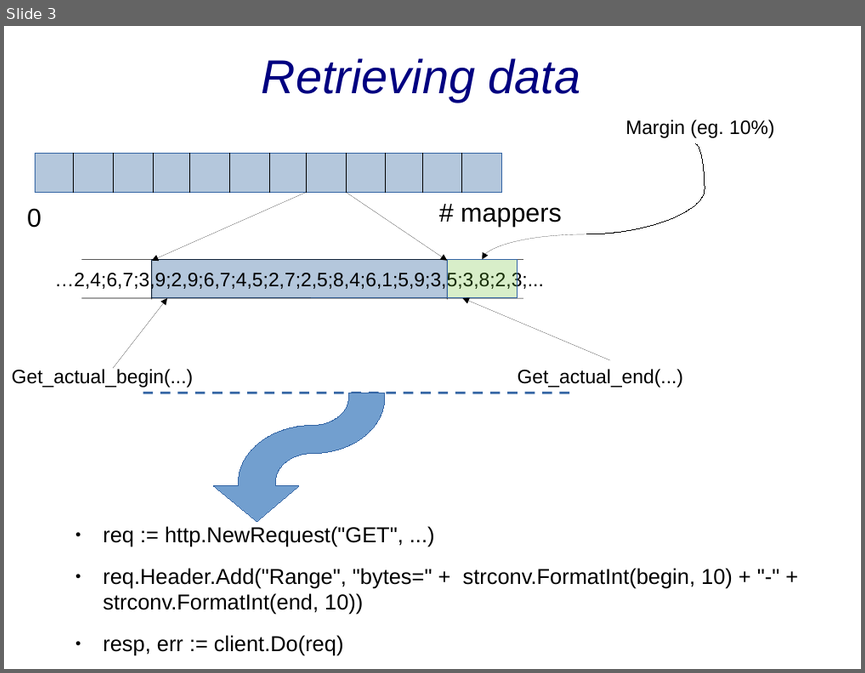
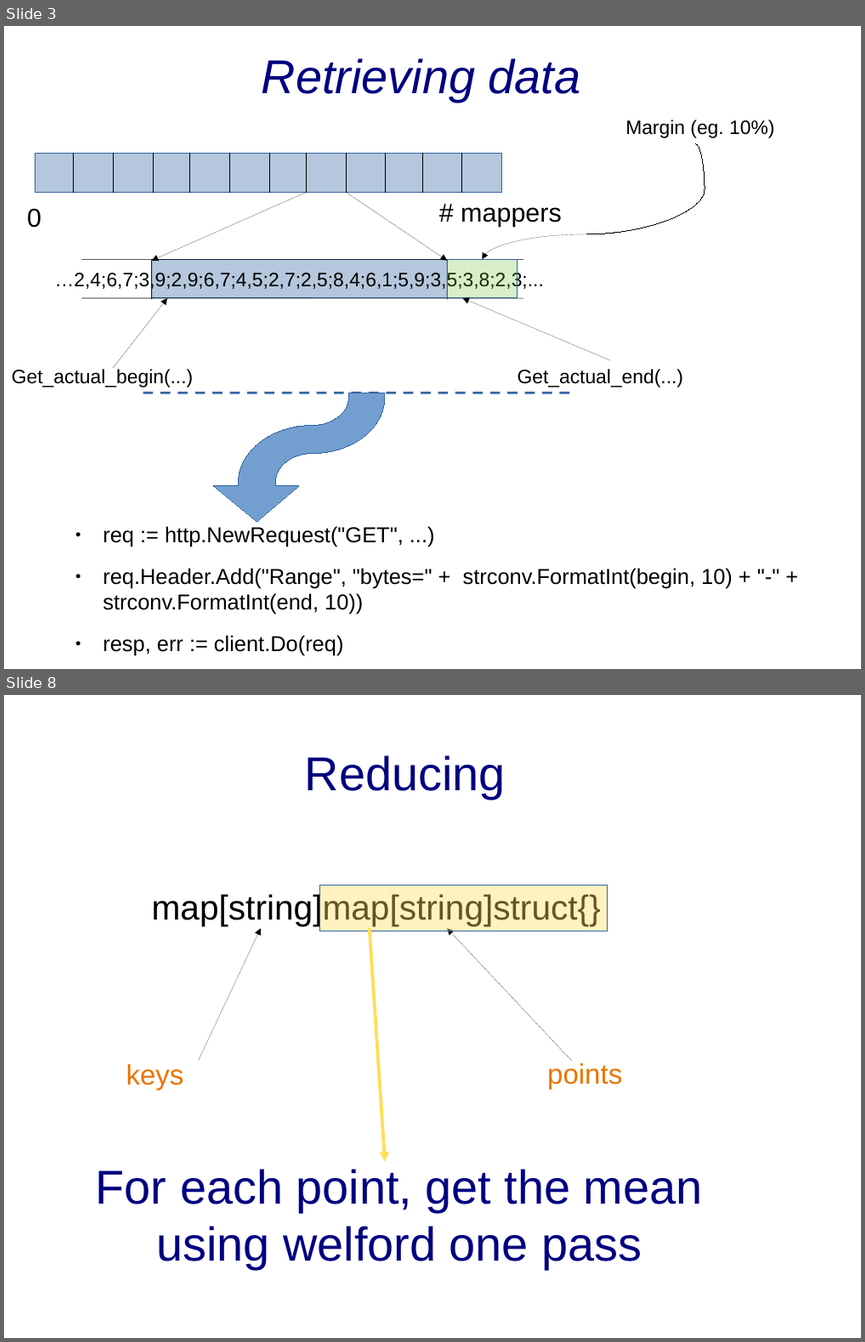
Before and after one commit to sgaragagghu/sdcc-documentazione, a slide deck: to_delete/presentazione.odp. Shown one above the other, each under a label of ours: slide 3 before the commit, slides 3 and 8 after it; the slides between them are not shown. The pictures are 865x673 and 865x1342 pixels, drawn with LibreOffice and Linux fonts; fonts in the diff are those of the drawing. Boxes give left, top, right and bottom in pixels: in the first picture for what was removed or moved away, otherwise in the second. Text is boxed around its words. In the diff, an @@ line names an element or a change of style, - is before the commit and + after.

```diff
--- a/to_delete/presentazione.odp
+++ b/to_delete/presentazione.odp
@@ slide 8 added at [4,695,861,1338], background #FFFFFF @@
@@ title added at [305,755,506,799], 44 pt, text #000080 @@
+Reducing
@@ text added at [152,892,601,926], 32 pt, text #000000 @@
+map[string]map[string]struct{}
@@ rectangle added at [319,885,608,931], fill #FFDE59 at 39% opacity, outline #3465A4 0 pt @@
@@ arrow added from (199, 1061) to (261, 928), #000000 0 pt @@
@@ arrow added from (370, 928) to (385, 1162), #FFDE59 3 pt @@
@@ arrow added from (572, 1061) to (447, 928), #000000 0 pt @@
@@ text added at [126,1064,184,1089], 26 pt, text #EA7500 @@
+keys
@@ text added at [547,1063,622,1089], 26 pt, text #EA7500 @@
+points
@@ title added at [96,1168,703,1269], 44 pt, text #000080 @@
+For each point, get the mean using welford one pass
```
Also in this commit, not shown: 1 slide changed, 3 other slides added, 4 slides removed.
